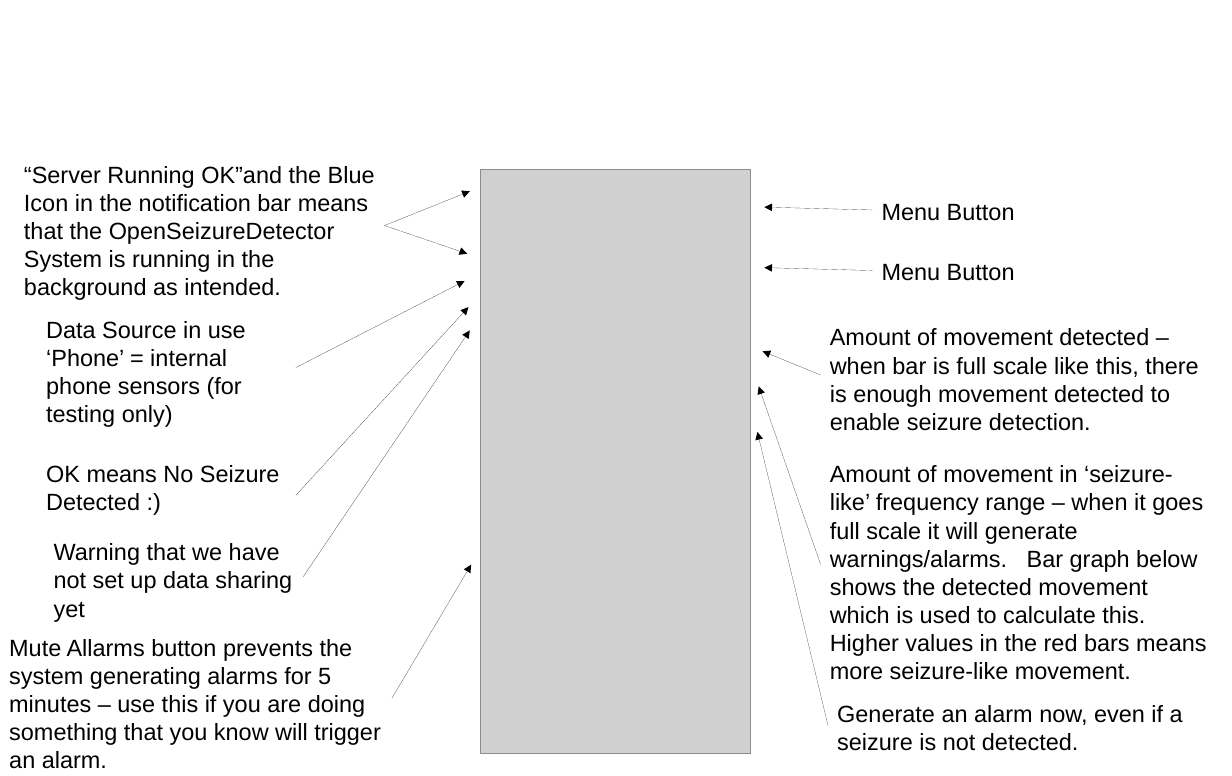
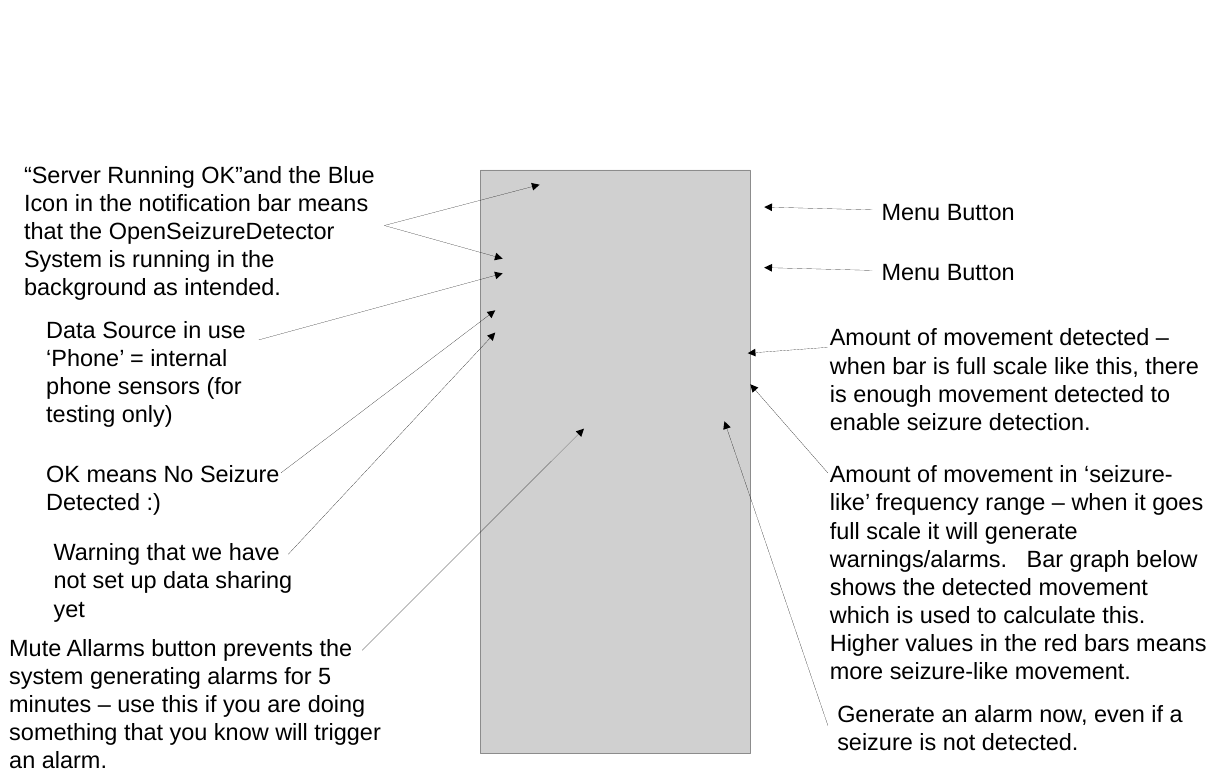
Before and after one commit to OpenSeizureDetector/Android_Pebble_SD, a slide deck: slide 9 of doc/Installation_Instructions_1C.pptx. Drawn at 1232x776 pixels with LibreOffice and Linux fonts; fonts in the diff are those of the drawing; grey boxes stand for pictures; background and template pictures are left out. Boxes give left, top, right and bottom in pixels: in the first picture for what was removed or moved away, otherwise in the second. Text is boxed around its words. In the diff, an @@ line names an element or a change of style, - is before the commit and + after.

```diff
--- a/doc/Installation_Instructions_1C.pptx
+++ b/doc/Installation_Instructions_1C.pptx
@@ arrow removed from (384, 225) to (470, 192) @@
@@ freeform shape added at (x1=384, y1=185, x2=539, y2=225), outline #000000 0.75 pt @@
@@ arrow removed from (872, 210) to (764, 208) @@
@@ freeform shape added at (x1=764, y1=208, x2=872, y2=210), outline #000000 0.75 pt @@
@@ arrow removed from (384, 225) to (468, 254) @@
@@ freeform shape added at (x1=384, y1=225, x2=502, y2=258), outline #000000 0.75 pt @@
@@ arrow removed from (872, 270) to (764, 268) @@
@@ freeform shape added at (x1=764, y1=268, x2=872, y2=270), outline #000000 0.75 pt @@
@@ freeform shape added at (x1=259, y1=273, x2=503, y2=340), outline #000000 0.75 pt @@
@@ arrow removed from (296, 368) to (465, 281) @@
@@ freeform shape added at (x1=281, y1=311, x2=495, y2=473), outline #000000 0.75 pt @@
@@ arrow removed from (296, 496) to (469, 307) @@
@@ freeform shape added at (x1=288, y1=332, x2=495, y2=554), outline #000000 0.75 pt @@
@@ arrow removed from (303, 578) to (470, 331) @@
@@ freeform shape added at (x1=747, y1=347, x2=827, y2=353), outline #000000 0.75 pt @@
@@ arrow removed from (821, 376) to (762, 351) @@
@@ freeform shape added at (x1=750, y1=384, x2=828, y2=472), outline #000000 0.75 pt @@
@@ arrow removed from (821, 564) to (759, 387) @@
@@ freeform shape added at (x1=362, y1=429, x2=584, y2=651), outline #000000 0.75 pt @@
@@ freeform shape added at (x1=725, y1=422, x2=828, y2=726), outline #000000 0.75 pt @@
@@ arrow removed from (828, 726) to (758, 432) @@
@@ arrow removed from (392, 699) to (471, 565) @@
```
Also in this commit, not shown: 14 other slides changed, 2 slides added.
